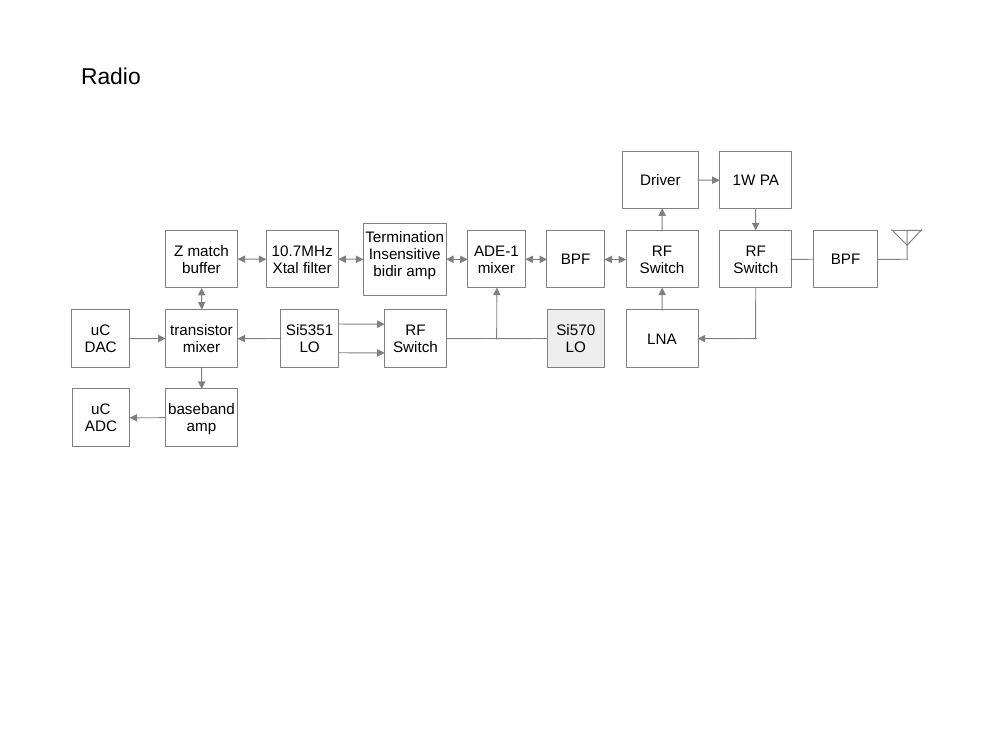
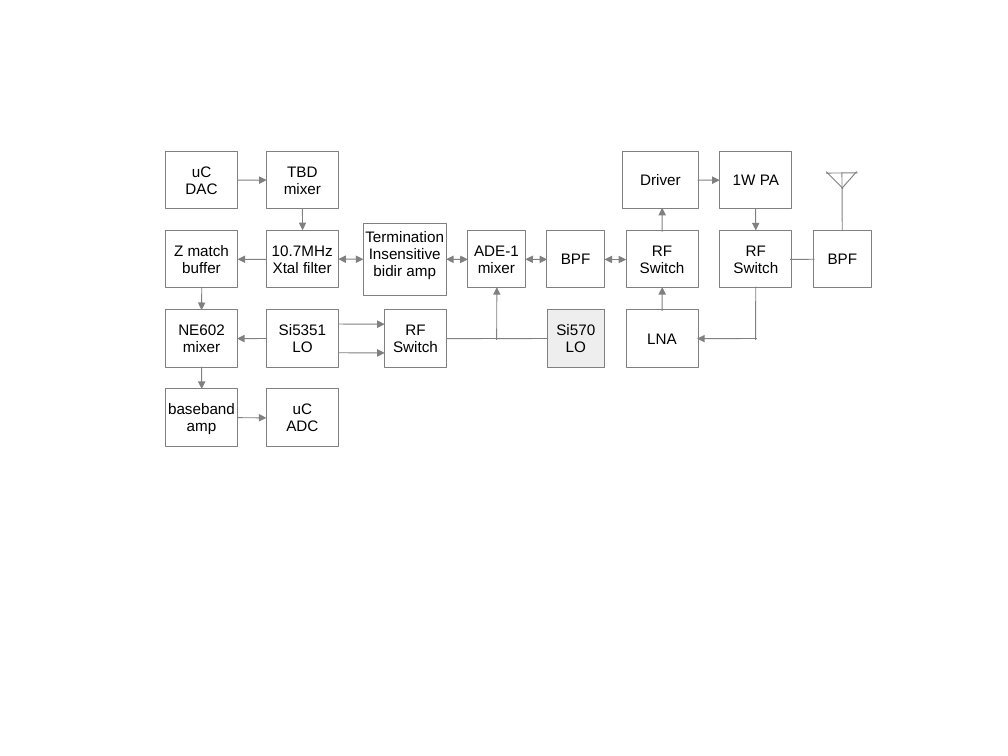
Before and after one commit to svn2github/SM2000, a slide deck: slide 3 of doc/sm201- Block Diagram v0.1.ppt. Drawn at 1008x756 pixels with LibreOffice and Linux fonts; fonts in the diff are those of the drawing. Boxes give left, top, right and bottom in pixels: in the first picture for what was removed or moved away, otherwise in the second. Text is boxed around its words. In the diff, an @@ line names an element or a change of style, - is before the commit and + after.

```diff
--- a/doc/sm201- Block Diagram v0.1.ppt
+++ b/doc/sm201- Block Diagram v0.1.ppt
@@ text removed at <box>81,67,141,85</box> @@
-Radio
@@ rectangle "uC": place and size @@
-rectangle "uC" at <box>71,310,129,368</box>
+rectangle "uC" at <box>166,151,238,209</box>
@@ rectangle added at <box>266,151,338,209</box>, fill #FFFFFF, outline #808080 0.74 pt, 12 pt, text #000000 @@
+TBD
+mixer
@@ line moved from (922, 231) - (893, 231) to (858, 173) - (827, 173) @@
@@ line moved from (907, 245) - (922, 230) to (843, 188) - (827, 172) @@
@@ line moved from (907, 245) - (893, 230) to (842, 188) - (857, 172) @@
@@ line moved from (907, 231) - (907, 259) to (842, 173) - (842, 231) @@
@@ line moved from (907, 260) - (878, 260) to (267, 180) - (238, 180) @@
@@ line (267, 180) - (238, 180): line to arrow @@
@@ arrow added from (303, 209) to (303, 231), #808080 0.74 pt @@
@@ rectangle "BPF": place and size @@
-rectangle "BPF" at <box>813,231,878,288</box>
+rectangle "BPF" at <box>814,231,872,288</box>
@@ double arrow (238, 260) - (266, 260): double arrow to arrow @@
@@ double arrow moved from (201, 288) - (202, 310) to (201, 310) - (202, 287) @@
@@ double arrow (201, 310) - (202, 287): double arrow to arrow @@
@@ text in rectangle at <box>178,324,225,335</box>: text changed @@
-transistor
+NE602
@@ rectangle "Si5351": place and size @@
-rectangle "Si5351" at <box>281,310,338,368</box>
+rectangle "Si5351" at <box>266,310,338,368</box>
@@ arrow removed from (129, 338) to (166, 338) @@
@@ arrow moved from (281, 338) - (238, 338) to (267, 338) - (237, 338) @@
@@ rectangle "uC": place and size @@
-rectangle "uC" at <box>72,389,130,446</box>
+rectangle "uC" at <box>266,389,338,446</box>
@@ arrow moved from (166, 418) - (130, 418) to (238, 418) - (266, 418) @@
```
Also in this commit, not shown: 1 other slide changed, 1 slide added, 2 other files.
